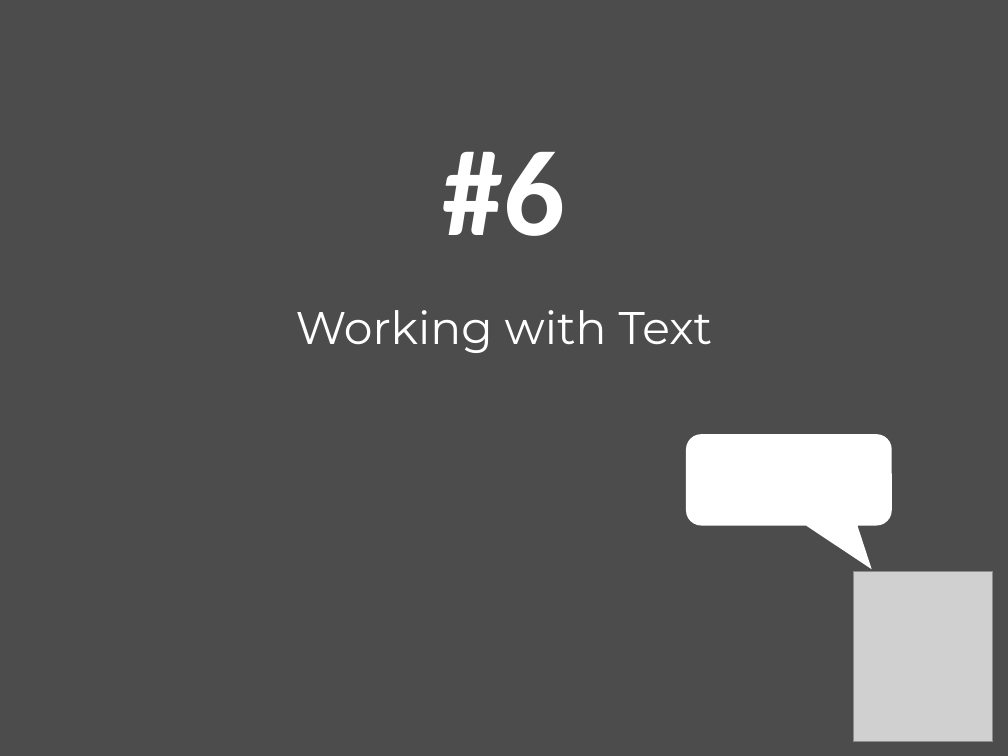
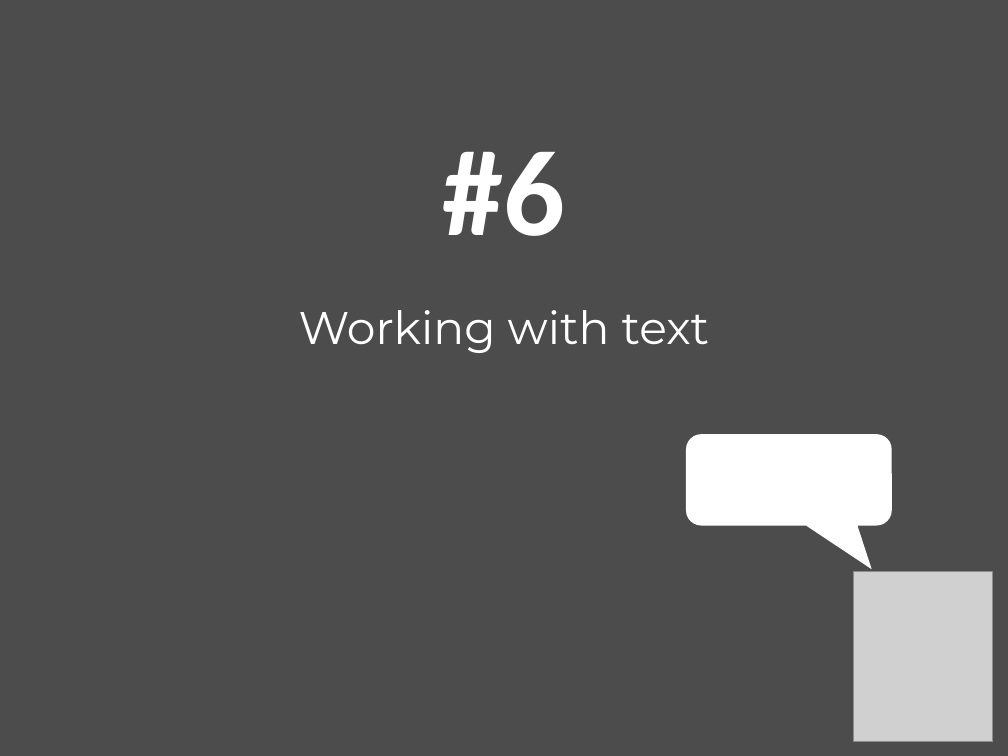
Before and after one commit to mairin/agc-materials, a slide deck: slide 38 of inkscape-slides/InkscapeBootcamp.odp. Drawn at 1008x756 pixels with LibreOffice and Linux fonts; fonts in the diff are those of the drawing; grey boxes stand for pictures. Boxes give left, top, right and bottom in pixels: in the first picture for what was removed or moved away, otherwise in the second. Text is boxed around its words. In the diff, an @@ line names an element or a change of style, - is before the commit and + after.

```diff
--- a/inkscape-slides/InkscapeBootcamp.odp
+++ b/inkscape-slides/InkscapeBootcamp.odp
@@ title at [299,152,710,353]: text changed @@
-#6
-Working with Text
+#6
+Working with text
```
Also in this commit, not shown: 5 other slides changed, 1 slide added, 1 slide removed.
